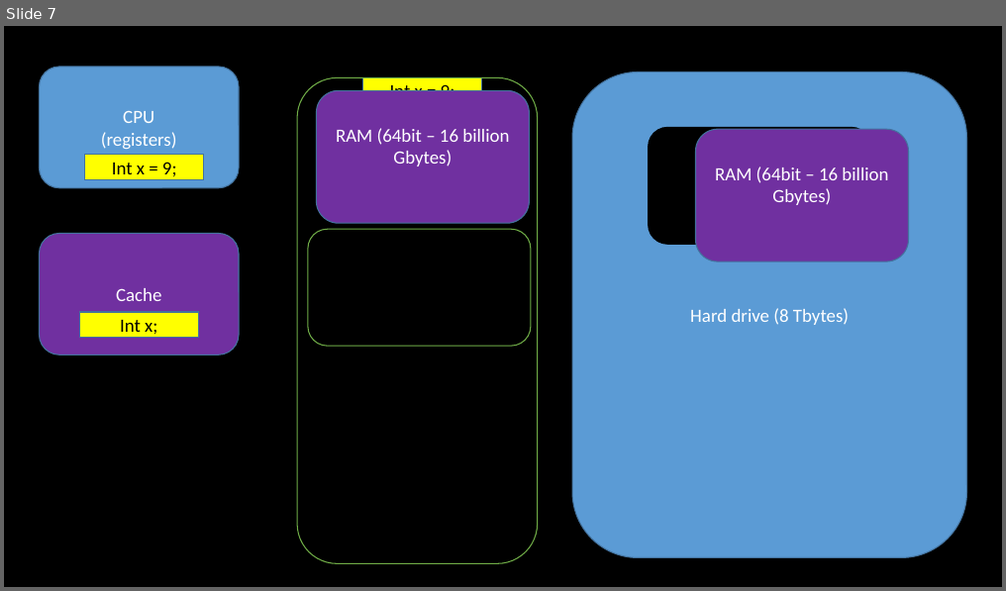
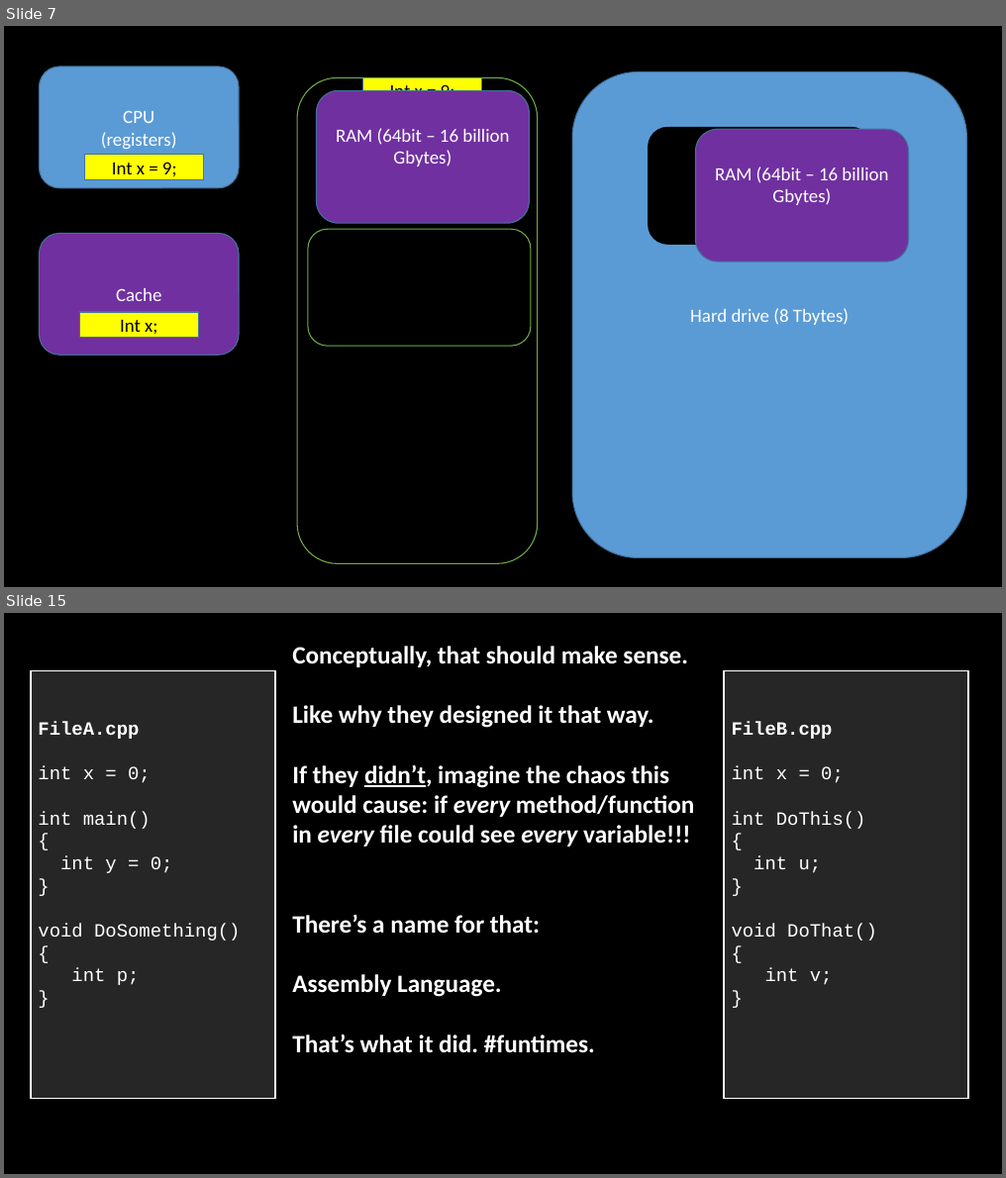
Before and after one commit to Valpz1130/1156_W2021, a slide deck: Day to Day/W05-6 (February 16+18)/W06_Functions_Methods_passing_returning.pptx. Shown one above the other, each under a label of ours: slide 7 before the commit, slides 7 and 15 after it; the slides between them are not shown. The pictures are 1006x591 and 1006x1178 pixels, drawn with LibreOffice and Linux fonts; fonts in the diff are those of the drawing. Boxes give left, top, right and bottom in pixels: in the first picture for what was removed or moved away, otherwise in the second. Text is boxed around its words. In the diff, an @@ line names an element or a change of style, - is before the commit and + after.

```diff
--- a/Day to Day/W05-6 (February 16+18)/W06_Functions_Methods_passing_returning.pptx
+++ b/Day to Day/W05-6 (February 16+18)/W06_Functions_Methods_passing_returning.pptx
@@ slide 15 added at (4, 613, 1002, 1174), background #000000 @@
@@ rectangle added at (31, 671, 275, 1099), fill #262626, outline #FFFFFF 1.5 pt, 18 pt, text #FFFFFF @@
+FileA.cpp
+int x = 0;
+int main()
+{
+int y = 0;
+}
+void DoSomething()
+{
+int p;
+}
@@ text added at (292, 646, 694, 1054), 24 pt, text #FFFFFF, bold @@
+Conceptually, that should make sense.
+Like why they designed it that way.
+If they didn’t, imagine the chaos this would cause: if every method/function in every file could see every variable!!!
+There’s a name for that:
+Assembly Language.
+That’s what it did. #funtimes.
@@ rectangle added at (724, 671, 969, 1099), fill #262626, outline #FFFFFF 1.5 pt, 18 pt, text #FFFFFF @@
+FileB.cpp
+int x = 0;
+int DoThis()
+{
+int u;
+}
+void DoThat()
+{
+int v;
+}
```
Also in this commit, not shown: 21 other slides added, 12 other files.
